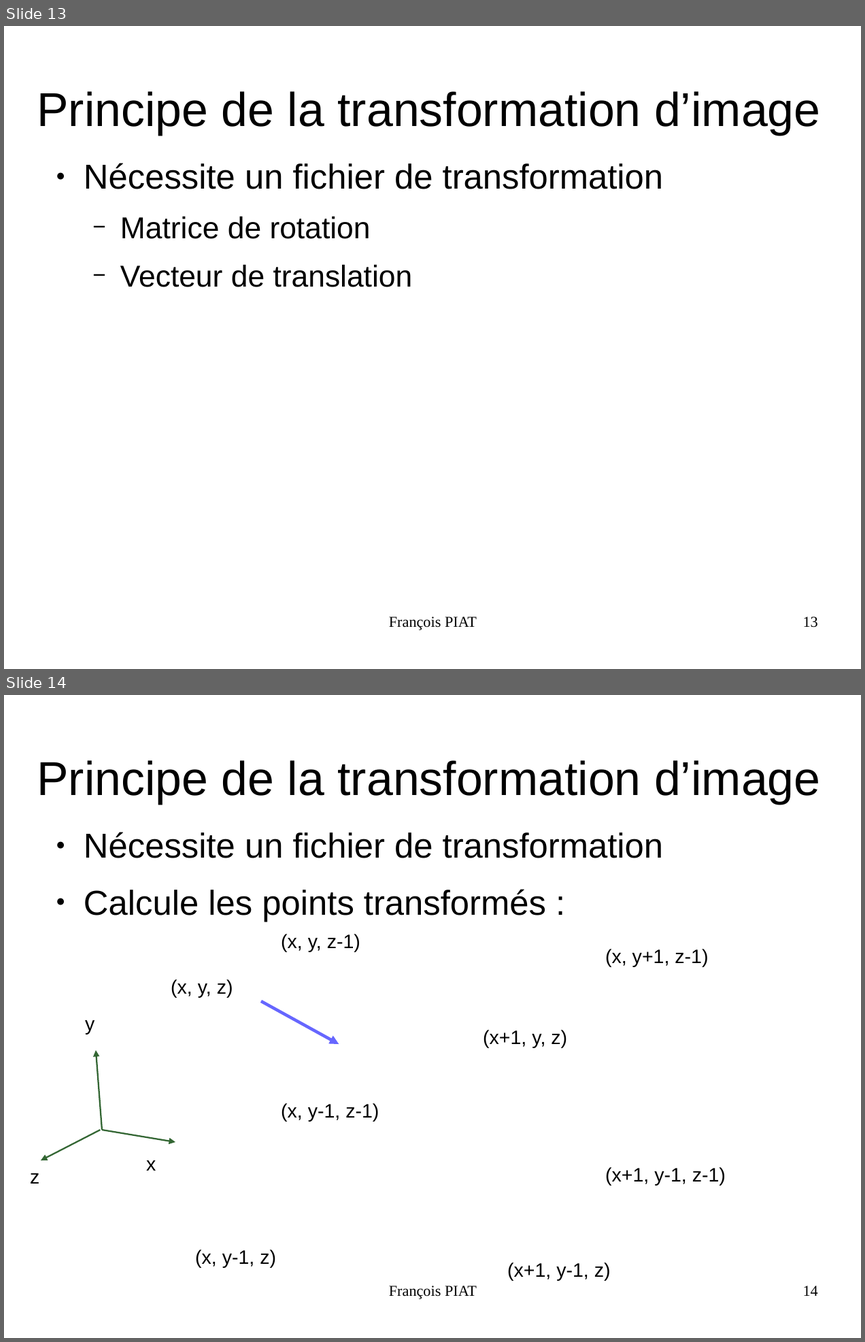
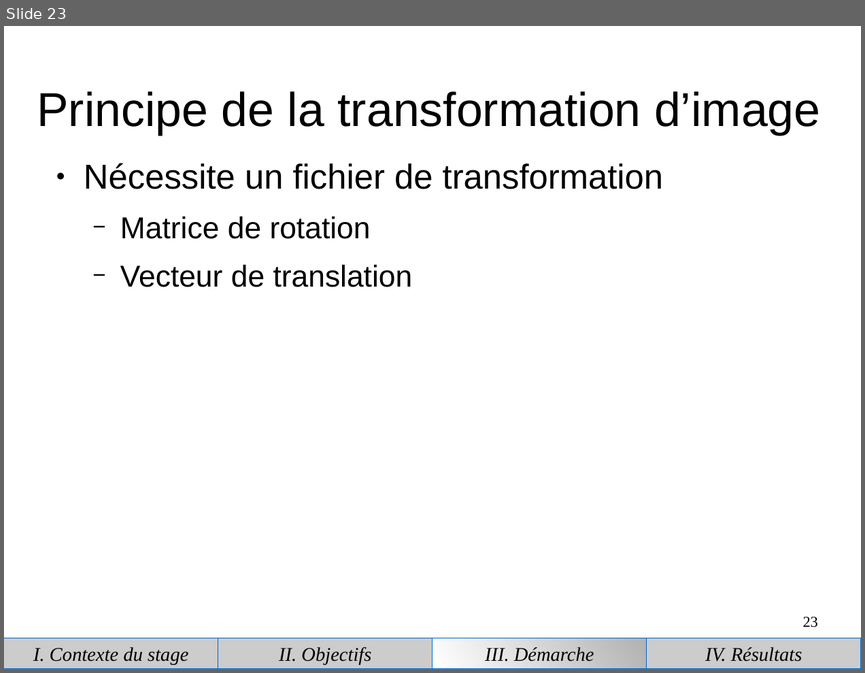
Before and after one commit to piatf/Report-2016-interniship-BioMedIA, a slide deck: presentation.odp. Shown one above the other, each under a label of ours: slides 13 and 14 before the commit, slide 23 after it. The pictures are 865x1342 and 865x673 pixels, drawn with LibreOffice and Linux fonts; fonts in the diff are those of the drawing. Boxes give left, top, right and bottom in pixels: in the first picture for what was removed or moved away, otherwise in the second. Text is boxed around its words. In the diff, an @@ line names an element or a change of style, - is before the commit and + after.

```diff
--- a/presentation.odp
+++ b/presentation.odp
@@ slide 14 removed at [4, 695, 861, 1338], background #FFFFFF @@
@@ title removed at [37, 760, 820, 804] @@
-Principe de la transformation d’image
@@ text removed at [84, 832, 664, 921] @@
-● Nécessite un fichier de transformation
-● Calcule les points transformés :
@@ text removed at [281, 934, 360, 952] @@
-(x, y, z-1)
@@ text removed at [605, 949, 708, 967] @@
-(x, y+1, z-1)
@@ text removed at [171, 979, 233, 998] @@
-(x, y, z)
@@ text removed at [85, 1020, 94, 1034] @@
-y
@@ arrow removed from (261, 1001) to (339, 1044) @@
@@ text removed at [483, 1030, 567, 1048] @@
-(x+1, y, z)
@@ arrow removed from (102, 1130) to (96, 1051) @@
@@ text removed at [281, 1103, 379, 1121] @@
-(x, y-1, z-1)
@@ arrow removed from (101, 1130) to (41, 1160) @@
@@ arrow removed from (102, 1130) to (175, 1142) @@
@@ text removed at [146, 1160, 156, 1170] @@
-x
@@ text removed at [30, 1173, 39, 1183] @@
-z
@@ text removed at [605, 1167, 725, 1185] @@
-(x+1, y-1, z-1)
@@ text removed at [195, 1249, 276, 1267] @@
-(x, y-1, z)
@@ text removed at [507, 1262, 611, 1280] @@
-(x+1, y-1, z)
@@ text removed at [389, 1285, 477, 1299] @@
-François PIAT
@@ page number removed at [803, 1285, 818, 1295] @@
-14
@@ what was slide 13 is now slide 23 @@
@@ slide 23 changed as well @@
@@ text removed at [389, 616, 477, 630] @@
-François PIAT
@@ page number at [803, 616, 818, 627]: text changed @@
-13
+23
@@ group added at [4, 638, 861, 668]: 4 rectangles @@
+I. Contexte du stage
+II. Objectifs
+III. Démarche
+IV. Résultats
```
Also in this commit, not shown: 9 other slides changed, 21 slides added, 7 other slides removed.
